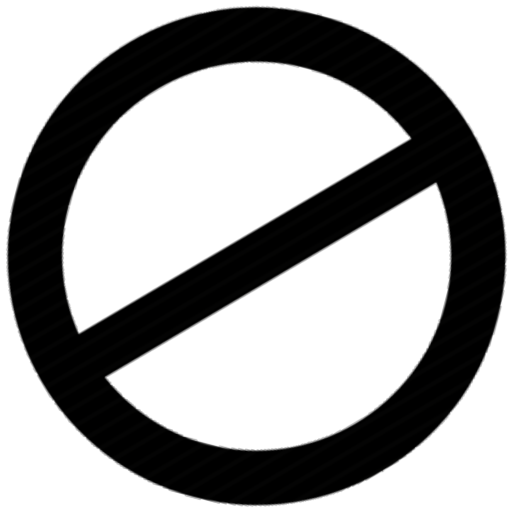
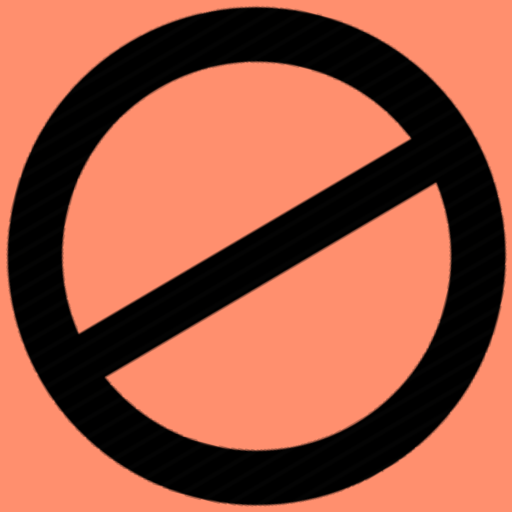
Revision of a layered 512 x 512 image; what changed, layer by layer:
added layer "Layer" over [0, 0, 512, 512]
